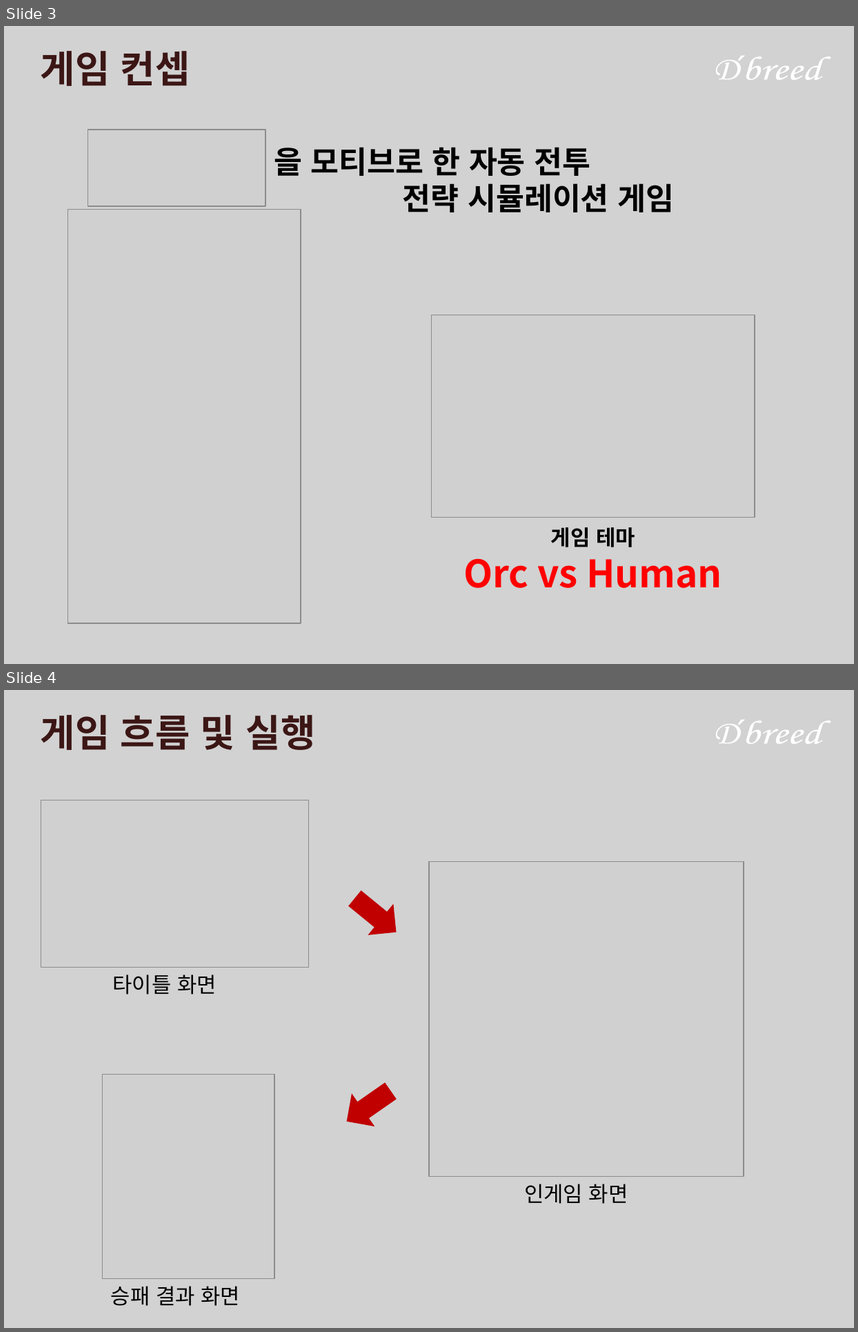
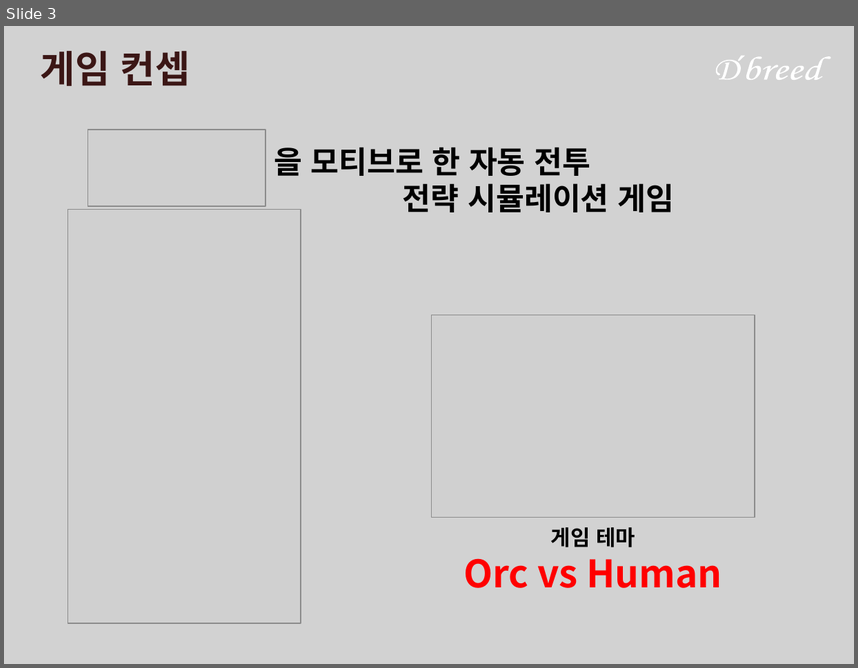
Before and after one commit to doood4/2DGAME, a slide deck: ppt/2016182037 1차프로젝트발표.ppt. Shown one above the other, each under a label of ours: slides 3 and 4 before the commit, slide 3 after it. The pictures are 858x1332 and 858x668 pixels, drawn with LibreOffice and Linux fonts; fonts in the diff are those of the drawing; grey boxes stand for pictures; background and template pictures are left out. Boxes give left, top, right and bottom in pixels: in the first picture for what was removed or moved away, otherwise in the second. Text is boxed around its words. In the diff, an @@ line names an element or a change of style, - is before the commit and + after.

```diff
--- a/ppt/2016182037 1차프로젝트발표.ppt
+++ b/ppt/2016182037 1차프로젝트발표.ppt
@@ slide 4 removed at (4, 690, 854, 1328), background picture (left out); not listed: 2 template elements that a slide beside it also shows @@
@@ text removed at (41, 715, 316, 750) @@
-게임 흐름 및 실행
@@ picture removed at (41, 800, 308, 967) @@
@@ picture removed at (429, 862, 744, 1176) @@
@@ right arrow removed at (343, 883, 409, 947) @@
@@ text removed at (113, 974, 217, 994) @@
-타이틀 화면
@@ picture removed at (103, 1074, 274, 1279) @@
@@ right arrow removed at (336, 1074, 403, 1138) @@
@@ text removed at (524, 1183, 628, 1203) @@
-인게임 화면
@@ text removed at (111, 1285, 240, 1305) @@
-승패 결과 화면
```
Also in this commit, not shown: 1 slide changed.
